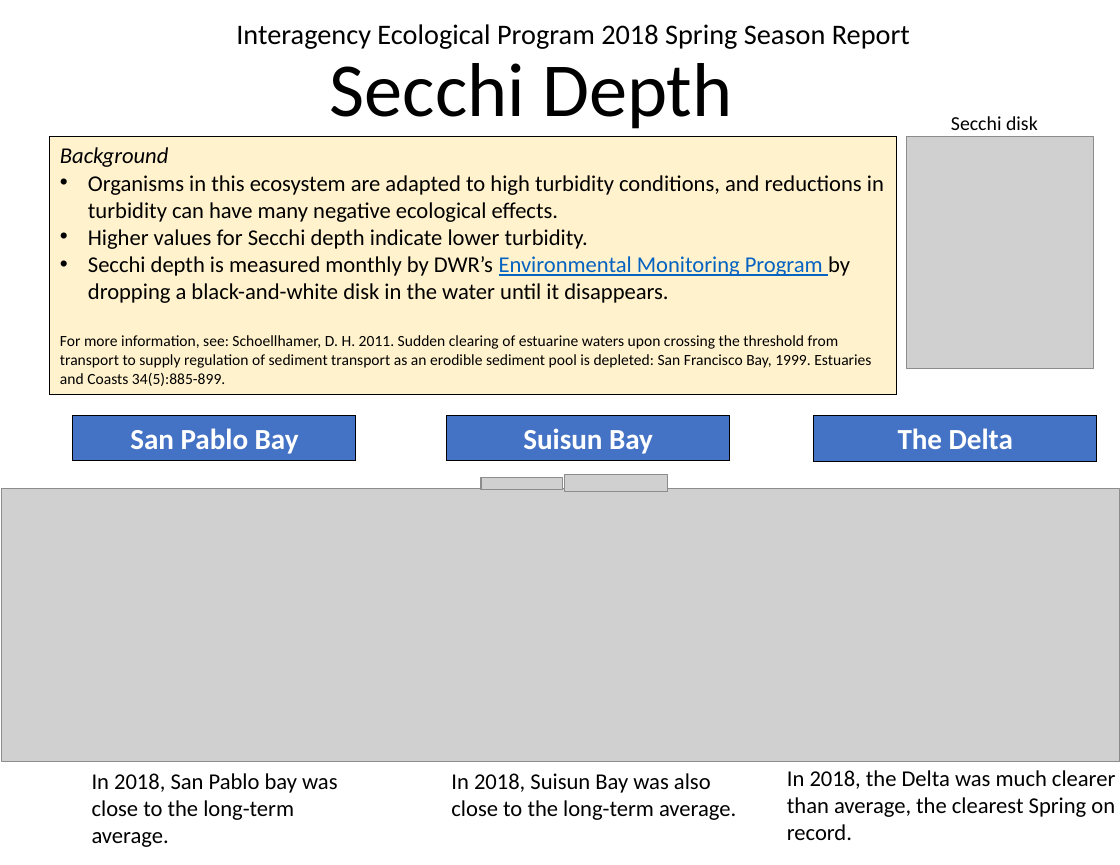
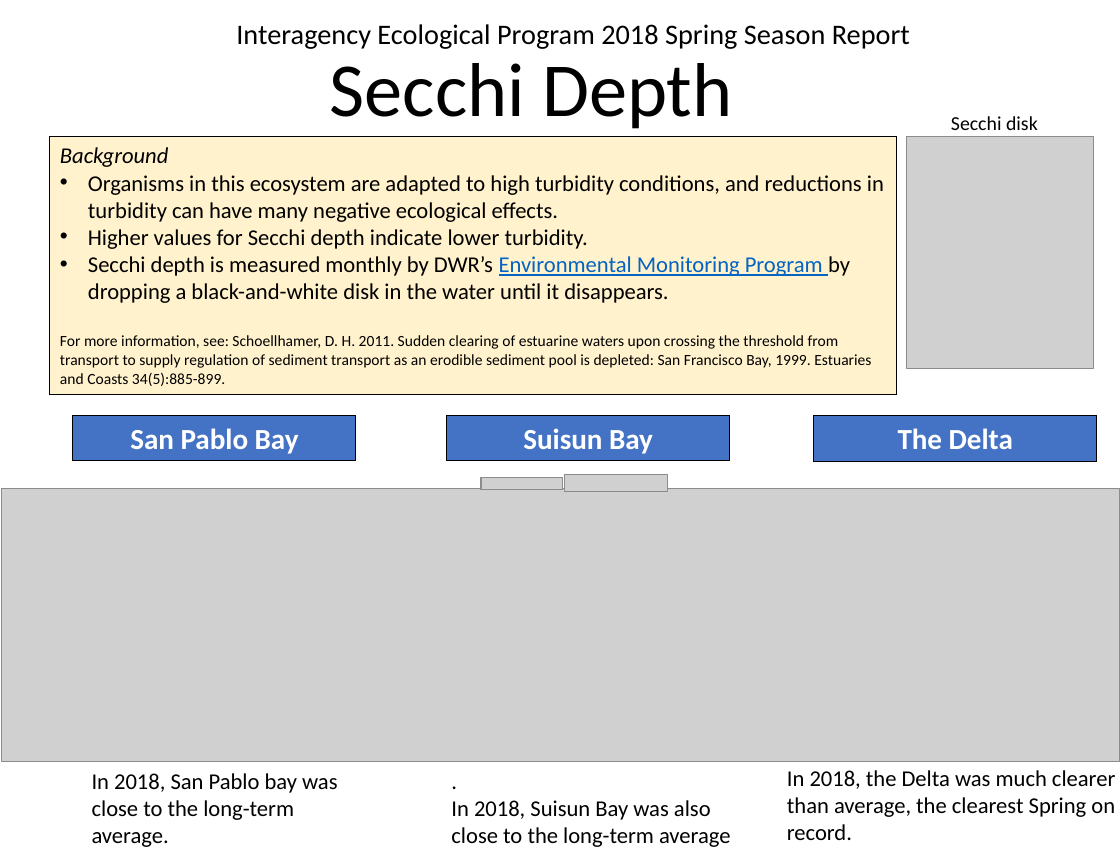
Before and after one commit to InteragencyEcologicalProgram/Status-and-Trends, a slide deck: slide 2 of spring_report/SeasonalMonitoring Spring 2018 9MAR2020.pptx. Drawn at 1120x865 pixels with LibreOffice and Linux fonts; fonts in the diff are those of the drawing; grey boxes stand for pictures. Boxes give left, top, right and bottom in pixels: in the first picture for what was removed or moved away, otherwise in the second. Text is boxed around its words. In the diff, an @@ line names an element or a change of style, - is before the commit and + after.

```diff
--- a/spring_report/SeasonalMonitoring Spring 2018 9MAR2020.pptx
+++ b/spring_report/SeasonalMonitoring Spring 2018 9MAR2020.pptx
@@ text at [451, 800, 730, 847]: text changed @@
-In 2018, Suisun Bay was also close to the long-term average.
+.
+In 2018, Suisun Bay was also close to the long-term average
```
Also in this commit, not shown: 42 other files.
